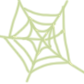
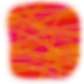
Layers edited between the first and the second 84 × 84 image:
added layer "Calque 6" above "Calque 5" over box(0, 0, 84, 84)
hid "Calque 4" over box(13, 14, 73, 66)
hid "Calque 3" over box(0, 0, 84, 84)
